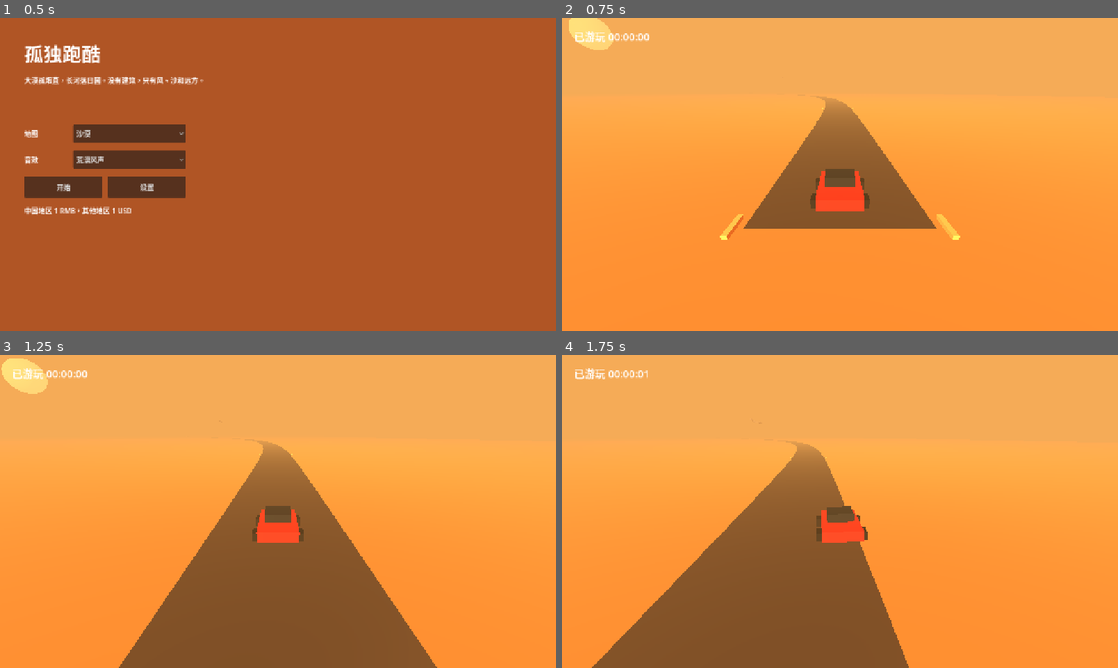
Above: before the commit, frames 1-4 (two rows, left to right).
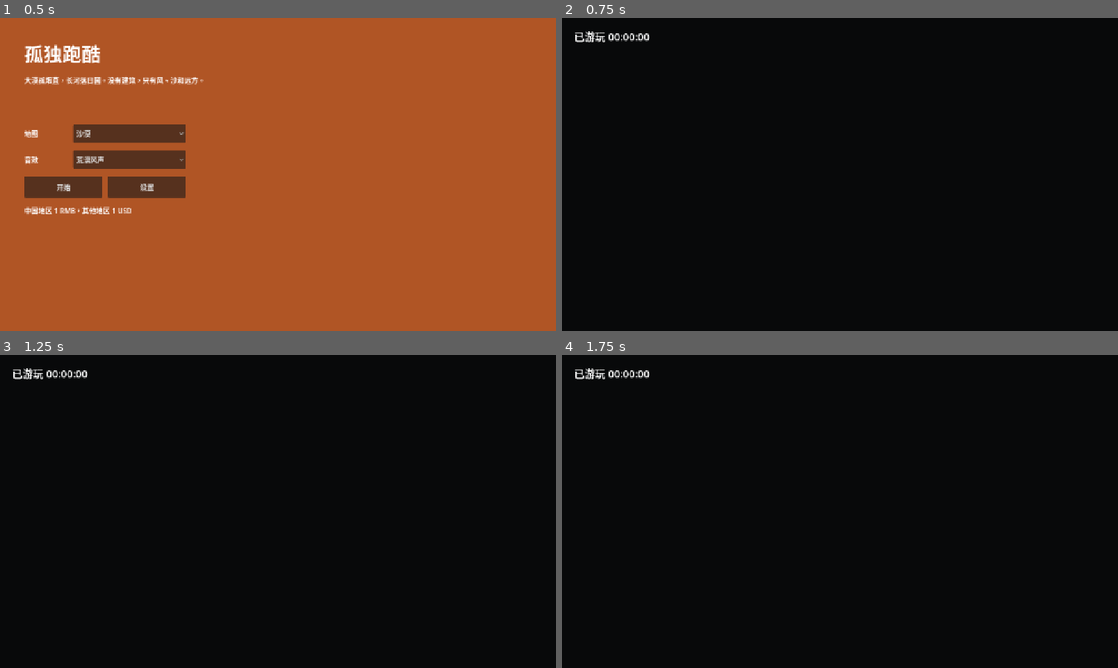
Above: after the commit, the same moments.

Repository: lcjwy/game_parkour_by_godot
Game: Godot game, scene res://scenes/ui/main_menu.tscn
Same seed, same stepped clock (60 frames per second), same inputs: the game is played once before the commit and once after it.
Inputs:
- Up to frame 1 (0.5 s): no input
- Up to frame 2 (0.75 s): click "开始" at 0.5 s
- Up to frame 3 (1.25 s): no input
- Up to frame 4 (1.75 s): tap Enter (confirm) at 1.25, 1.35 s; hold D (steer_right) from 1.28 s (still down); tap Space at 1.52 s

Frame 1 is identical in both runs. In frame 2, 100% of the frame differs, in the area x 0-100%, y 0-100%; in frame 3, 100%; in frame 4, 100%.
Error after the commit: Parse Error: Cannot infer the type of "corner_distance" variable because the value doesn't have a set type. (res://scripts/world/road_generator.gd:167)

Commit message:
Enhance road generation visuals

Diff:
--- a/SolitudeRun/scripts/world/road_generator.gd
+++ b/SolitudeRun/scripts/world/road_generator.gd
@@ -1,24 +1,44 @@
 class_name RoadGenerator
 extends Node3D
-## 用单个 ArrayMesh 绘制可见道路，用 MultiMesh 批量绘制边缘标记，避免海量 Node。
-
 @export var visible_segments: int = 220
 @export var segment_length: float = 12.0
 
+const ROAD_COLUMNS: int = 6
+const TERRAIN_COLUMNS: int = 28
+const TERRAIN_ROW_STEP: int = 2
+const TERRAIN_WIDTH: float = 620.0
+const SAND_PATCH_INTERVAL: int = 6
+const RIDGE_INTERVAL: int = 10
+
 var _config: MapConfig
 var _mesh_instance: MeshInstance3D
+var _sand_patch_instance: MeshInstance3D
 var _ground_instance: MeshInstance3D
+var _ridge_instance: MultiMeshInstance3D
 var _marker_instance: MultiMeshInstance3D
+var _road_material: StandardMaterial3D
+var _sand_material: StandardMaterial3D
+var _terrain_material: StandardMaterial3D
+var _ridge_material: StandardMaterial3D
+var _marker_material: StandardMaterial3D
 var _last_start_index: int = -999999
 
 func _ready() -> void:
+	_ground_instance = MeshInstance3D.new()
+	_ground_instance.name = "Ground"
+	add_child(_ground_instance)
+
+	_ridge_instance = MultiMeshInstance3D.new()
+	_ridge_instance.name = "DesertRidges"
+	add_child(_ridge_instance)
+
 	_mesh_instance = MeshInstance3D.new()
 	_mesh_instance.name = "RoadMesh"
 	add_child(_mesh_instance)
 
-	_ground_instance = MeshInstance3D.new()
-	_ground_instance.name = "Ground"
-	add_child(_ground_instance)
+	_sand_patch_instance = MeshInstance3D.new()
+	_sand_patch_instance.name = "RoadSandPatches"
+	add_child(_sand_patch_instance)
 
 	_marker_instance = MultiMeshInstance3D.new()
 	_marker_instance.name = "RoadMarkers"
@@ -26,7 +46,7 @@
 
 func configure(config: MapConfig) -> void:
 	_config = config
-	_build_ground()
+	_build_materials()
 	update_window(0.0, true)
 
 func update_window(player_distance: float, force: bool = false) -> void:
@@ -37,12 +57,16 @@
 		return
 	_last_start_index = start_index
 	var start_distance := float(start_index) * segment_length
+	_rebuild_terrain(start_distance)
+	_rebuild_ridges(start_distance)
 	_rebuild_road_mesh(start_distance)
+	_rebuild_sand_patches(start_distance)
 	_rebuild_markers(start_distance)
-	_update_ground(start_distance)
 
 func road_position(distance: float, lateral_offset: float) -> Vector3:
-	return sample_center(distance) + sample_right(distance) * lateral_offset
+	var position := sample_center(distance) + sample_right(distance) * lateral_offset
+	position.y = _road_height(distance, lateral_offset)
+	return position
 
 func sample_center(distance: float) -> Vector3:
 	var strength := 24.0
@@ -62,28 +86,159 @@
 func _rebuild_road_mesh(start_distance: float) -> void:
 	var vertices := PackedVector3Array()
 	var indices := PackedInt32Array()
+	var colors := PackedColorArray()
 	var half_width := _config.road_width * 0.5
 
-	for index in range(visible_segments + 1):
-		var distance := start_distance + float(index) * segment_length
+	for row in range(visible_segments + 1):
+		var distance := start_distance + float(row) * segment_length
 		var center := sample_center(distance)
 		var right := sample_right(distance)
-		vertices.append(center - right * half_width)
-		vertices.append(center + right * half_width)
-
-	for index in range(visible_segments):
-		var base := index * 2
-		indices.append_array(PackedInt32Array([base, base + 2, base + 1, base + 1, base + 2, base + 3]))
+		for column in range(ROAD_COLUMNS + 1):
+			var lateral_ratio := float(column) / float(ROAD_COLUMNS)
+			var lateral_offset := lerpf(-half_width, half_width, lateral_ratio)
+			var position := center + right * lateral_offset
+			position.y = _road_height(distance, lateral_offset)
+			vertices.append(position)
+
+			var edge_factor := absf(lateral_offset) / half_width
+			var grain := sin(distance * 0.11 + lateral_offset * 1.7) * 0.5 + 0.5
+			var color := _config.road_color.lightened(0.05 + grain * 0.06).darkened(edge_factor * 0.12)
+			colors.append(color)
+
+	var row_width := ROAD_COLUMNS + 1
+	for row in range(visible_segments):
+		for column in range(ROAD_COLUMNS):
+			var base := row * row_width + column
+			indices.append_array(PackedInt32Array([base, base + row_width, base + 1, base + 1, base + row_width, base + row_width + 1]))
 
 	var arrays: Array = []
 	arrays.resize(Mesh.ARRAY_MAX)
 	arrays[Mesh.ARRAY_VERTEX] = vertices
 	arrays[Mesh.ARRAY_INDEX] = indices
+	arrays[Mesh.ARRAY_COLOR] = colors
 
 	var mesh := ArrayMesh.new()
 	mesh.add_surface_from_arrays(Mesh.PRIMITIVE_TRIANGLES, arrays)
 	_mesh_instance.mesh = mesh
-	_mesh_instance.material_override = _material(_config.road_color)
+	_mesh_instance.material_override = _road_material
+
+func _rebuild_sand_patches(start_distance: float) -> void:
+	if _config.atmosphere != &"desert":
+		_sand_patch_instance.mesh = null
+		return
+
+	var vertices := PackedVector3Array()
+	var indices := PackedInt32Array()
+	var start_index := int(round(start_distance / segment_length))
+	var patch_count := int(visible_segments / SAND_PATCH_INTERVAL)
+	var half_width := _config.road_width * 0.5
+
+	for patch in range(patch_count):
+		var seed := start_index + patch * SAND_PATCH_INTERVAL
+		if _hash01(seed, 4) < 0.32:
+			continue
+		var distance := start_distance + float(patch * SAND_PATCH_INTERVAL) * segment_length + lerpf(-2.0, 2.0, _hash01(seed, 5))
+		var lateral_offset := lerpf(-half_width * 0.46, half_width * 0.46, _hash01(seed, 6))
+		var patch_width := lerpf(0.9, 2.8, _hash01(seed, 7))
+		var patch_length := lerpf(6.0, 18.0, _hash01(seed, 8))
+		_append_sand_patch(vertices, indices, distance, lateral_offset, patch_width, patch_length, seed)
+
+	var arrays: Array = []
+	arrays.resize(Mesh.ARRAY_MAX)
+	arrays[Mesh.ARRAY_VERTEX] = vertices
+	arrays[Mesh.ARRAY_INDEX] = indices
+
+	var mesh := ArrayMesh.new()
+	if vertices.size() > 0:
+		mesh.add_surface_from_arrays(Mesh.PRIMITIVE_TRIANGLES, arrays)
+	_sand_patch_instance.mesh = mesh
+	_sand_patch_instance.material_override = _sand_material
+
+func _append_sand_patch(vertices: PackedVector3Array, indices: PackedInt32Array, distance: float, lateral_offset: float, patch_width: float, patch_length: float, seed: int) -> void:
+	var base := vertices.size()
+	var skew := lerpf(-0.55, 0.55, _hash01(seed, 9))
+	var corners := [
+		Vector2(-patch_length * 0.5, -patch_width * 0.5),
+		Vector2(-patch_length * 0.5 + skew, patch_width * 0.5),
+		Vector2(patch_length * 0.5, -patch_width * 0.5),
+		Vector2(patch_length * 0.5 - skew, patch_width * 0.5)
+	]
+	for corner in corners:
+		var corner_distance := distance + corner.x
+		var corner_lateral := lateral_offset + corner.y
+		var position := sample_center(corner_distance) + sample_right(corner_distance) * corner_lateral
+		position.y = _road_height(corner_distance, corner_lateral) + 0.035
+		vertices.append(position)
+	indices.append_array(PackedInt32Array([base, base + 2, base + 1, base + 1, base + 2, base + 3]))
+
+func _rebuild_terrain(start_distance: float) -> void:
+	var vertices := PackedVector3Array()
+	var indices := PackedInt32Array()
+	var row_count := int(visible_segments / TERRAIN_ROW_STEP)
+	var column_width := TERRAIN_WIDTH / float(TERRAIN_COLUMNS)
+
+	for row in range(row_count + 1):
+		var distance := start_distance + float(row * TERRAIN_ROW_STEP) * segment_length
+		var center := sample_center(distance)
+		var right := sample_right(distance)
+		for column in range(TERRAIN_COLUMNS + 1):
+			var lateral_offset := -TERRAIN_WIDTH * 0.5 + float(column) * column_width
+			var position := center + right * lateral_offset
+			position.y = _terrain_height(distance, lateral_offset)
+			vertices.append(position)
+
+	var row_width := TERRAIN_COLUMNS + 1
+	for row in range(row_count):
+		for column in range(TERRAIN_COLUMNS):
+			var base := row * row_width + column
+			indices.append_array(PackedInt32Array([base, base + row_width, base + 1, base + 1, base + row_width, base + row_width + 1]))
+
+	var arrays: Array = []
+	arrays.resize(Mesh.ARRAY_MAX)
+	arrays[Mesh.ARRAY_VERTEX] = vertices
+	arrays[Mesh.ARRAY_INDEX] = indices
+
+	var mesh := ArrayMesh.new()
+	mesh.add_surface_from_arrays(Mesh.PRIMITIVE_TRIANGLES, arrays)
+	_ground_instance.mesh = mesh
+	_ground_instance.material_override = _terrain_material
+
+func _rebuild_ridges(start_distance: float) -> void:
+	var ridge_mesh := SphereMesh.new()
+	ridge_mesh.radius = 1.0
+	ridge_mesh.height = 1.0
+	ridge_mesh.radial_segments = 12
+	ridge_mesh.rings = 6
+
+	var multimesh := MultiMesh.new()
+	multimesh.transform_format = MultiMesh.TRANSFORM_3D
+	multimesh.mesh = ridge_mesh
+	if _config.atmosphere != &"desert":
+		multimesh.instance_count = 0
+		_ridge_instance.multimesh = multimesh
+		return
+
+	var ridge_pairs := int(visible_segments / RIDGE_INTERVAL)
+	multimesh.instance_count = ridge_pairs * 2
+	var start_index := int(round(start_distance / segment_length))
+	for pair in range(ridge_pairs):
+		for side_index in range(2):
+			var instance_index := pair * 2 + side_index
+			var side := -1.0 if side_index == 0 else 1.0
+			var seed := start_index + pair * RIDGE_INTERVAL + side_index * 97
+			var distance := start_distance + float(pair * RIDGE_INTERVAL) * segment_length + lerpf(-18.0, 18.0, _hash01(seed, 1))
+			var lateral_offset := side * lerpf(58.0, 240.0, _hash01(seed, 2))
+			var position := sample_center(distance) + sample_right(distance) * lateral_offset
+			position.y = _terrain_height(distance, lateral_offset) + lerpf(1.6, 4.5, _hash01(seed, 3))
+			var scale := Vector3(
+				lerpf(10.0, 34.0, _hash01(seed, 4)),
+				lerpf(3.0, 13.0, _hash01(seed, 5)),
+				lerpf(8.0, 30.0, _hash01(seed, 6))
+			)
+			var basis := Basis.IDENTITY.scaled(scale)
+			multimesh.set_instance_transform(instance_index, Transform3D(basis, position))
+	_ridge_instance.multimesh = multimesh
+	_ridge_instance.material_override = _ridge_material
 
 func _rebuild_markers(start_distance: float) -> void:
 	var marker_mesh := BoxMesh.new()
@@ -102,25 +257,50 @@
 		var right := sample_right(distance)
 		var tangent := sample_tangent(distance)
 		var basis := Basis.looking_at(tangent, Vector3.UP)
-		multimesh.set_instance_transform(index * 2, Transform3D(basis, center - right * half_width + Vector3.UP * 0.1))
-		multimesh.set_instance_transform(index * 2 + 1, Transform3D(basis, center + right * half_width + Vector3.UP * 0.1))
+		var left_position := center - right * half_width + Vector3.UP * (_road_height(distance, -half_width) + 0.1)
+		var right_position := center + right * half_width + Vector3.UP * (_road_height(distance, half_width) + 0.1)
+		multimesh.set_instance_transform(index * 2, Transform3D(basis, left_position))
+		multimesh.set_instance_transform(index * 2 + 1, Transform3D(basis, right_position))
 
 	_marker_instance.multimesh = multimesh
-	_marker_instance.material_override = _material(_config.marker_color)
-
-func _build_ground() -> void:
-	var plane := PlaneMesh.new()
-	plane.size = Vector2(560.0, 4200.0)
-	_ground_instance.mesh = plane
-	_ground_instance.material_override = _material(_config.ground_color)
-
-func _update_ground(start_distance: float) -> void:
-	var center_distance := start_distance + float(visible_segments) * segment_length * 0.5
-	var center := sample_center(center_distance)
-	_ground_instance.position = Vector3(center.x, -0.04, center.z)
-
-func _material(color: Color) -> StandardMaterial3D:
+	_marker_instance.material_override = _marker_material
+
+func _build_materials() -> void:
+	_road_material = _material(_config.road_color, 0.96)
+	_road_material.vertex_color_use_as_albedo = true
+	_sand_material = _material(Color(0.90, 0.68, 0.34), 0.98)
+	_terrain_material = _material(_config.ground_color, 0.94)
+	_ridge_material = _material(_config.ground_color.lightened(0.08), 0.96)
+	_marker_material = _material(_config.marker_color, 0.88)
+
+func _road_height(distance: float, lateral_offset: float) -> float:
+	var half_width := 4.0
+	if _config != null:
+		half_width = _config.road_width * 0.5
+	var edge_ratio := clampf(absf(lateral_offset) / half_width, 0.0, 1.0)
+	var crown := (1.0 - edge_ratio * edge_ratio) * 0.16
+	var grain := sin(distance * 0.085 + lateral_offset * 1.7) * 0.035 + sin(distance * 0.023) * 0.025
+	return crown + grain
+
+func _terrain_height(distance: float, lateral_offset: float) -> float:
+	var road_clear := 5.0
+	if _config != null:
+		road_clear = _config.road_width * 0.72
+	var distance_from_road := maxf(absf(lateral_offset) - road_clear, 0.0)
+	var blend := clampf(distance_from_road / 140.0, 0.0, 1.0)
+	var dune_height := sin(distance * 0.006 + lateral_offset * 0.032) * 3.4
+	dune_height += sin(distance * 0.0021 - lateral_offset * 0.015) * 5.2
+	dune_height += sin(distance * 0.014 + lateral_offset * 0.009) * 1.3
+	var atmosphere_scale := 1.0 if _config != null and _config.atmosphere == &"desert" else 0.18
+	var side_lift := pow(blend, 1.4) * 5.5 * atmosphere_scale
+	return -0.18 + (dune_height * blend + side_lift) * atmosphere_scale
+
+func _hash01(seed_a: int, seed_b: int = 0) -> float:
+	var value := sin(float(seed_a) * 12.9898 + float(seed_b) * 78.233) * 43758.5453
+	return value - floor(value)
+
+func _material(color: Color, roughness: float = 0.92) -> StandardMaterial3D:
 	var material := StandardMaterial3D.new()
 	material.albedo_color = color
-	material.roughness = 0.92
+	material.roughness = roughness
 	return material
